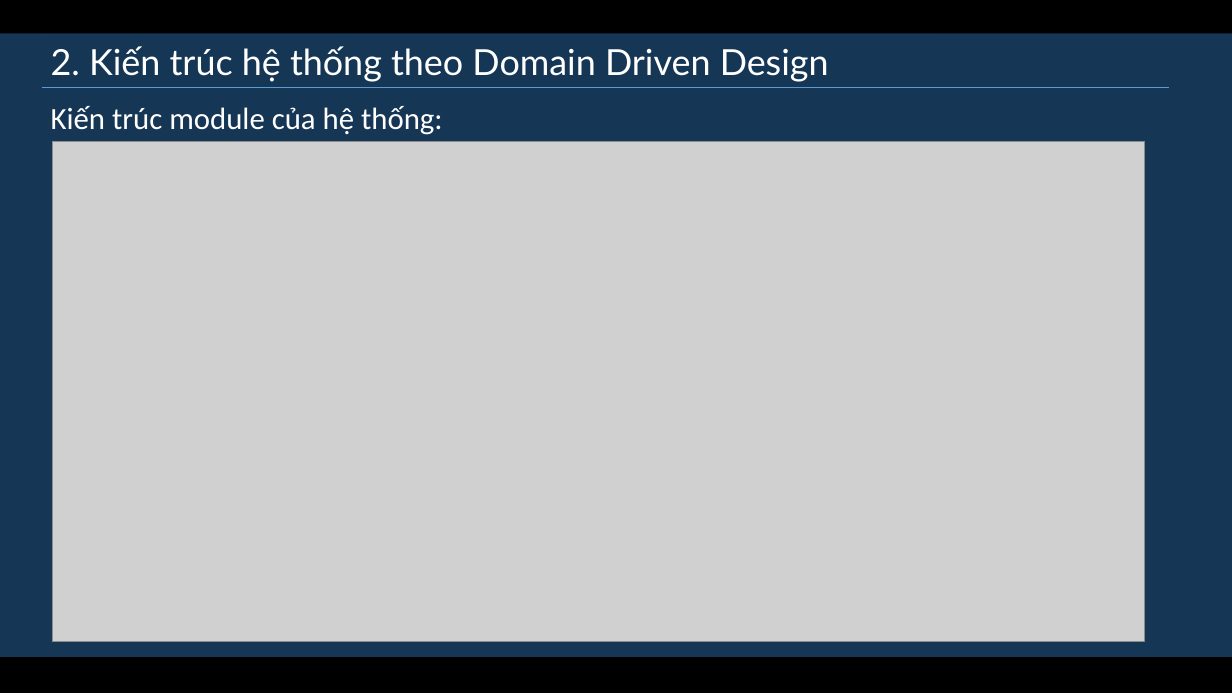
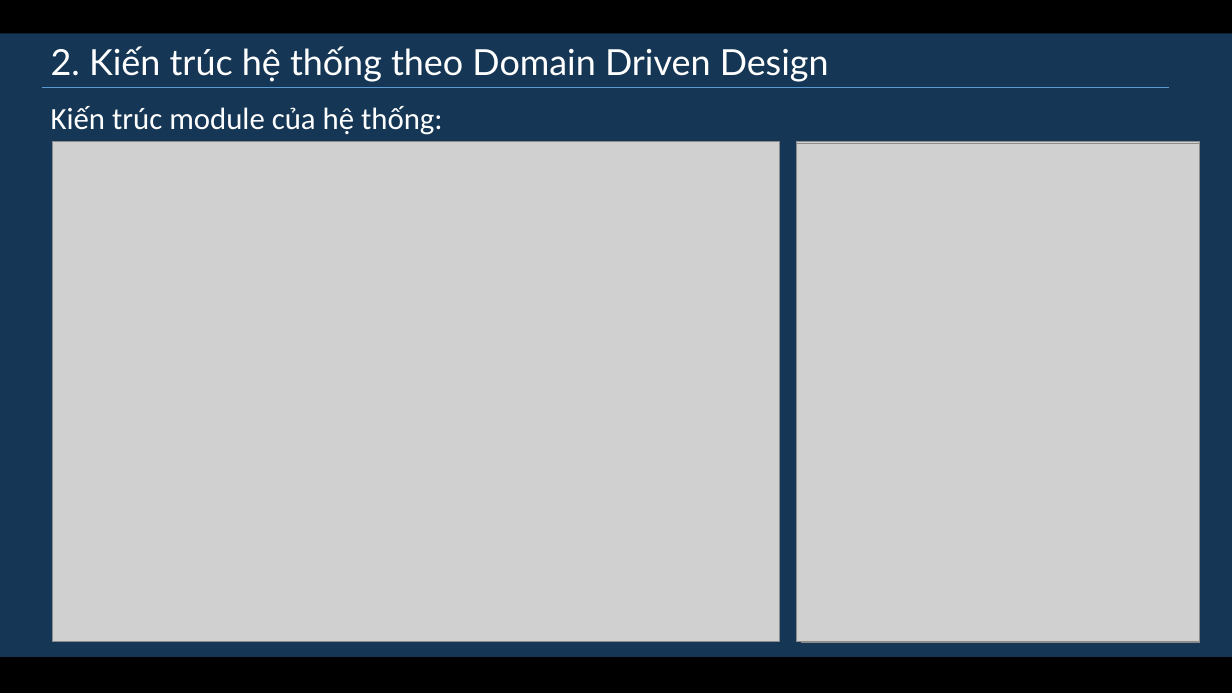
Before and after one commit to diennttlu/Graduation-Project, a slide deck: slide 16 of documents/implementations/slide.pptx. Drawn at 1232x693 pixels with LibreOffice and Linux fonts; fonts in the diff are those of the drawing; grey boxes stand for pictures. Boxes give left, top, right and bottom in pixels: in the first picture for what was removed or moved away, otherwise in the second. Text is boxed around its words. In the diff, an @@ line names an element or a change of style, - is before the commit and + after.

```diff
--- a/documents/implementations/slide.pptx
+++ b/documents/implementations/slide.pptx
@@ picture: place and size @@
-picture at (53, 141, 1145, 641)
+picture at (53, 141, 780, 641)
@@ picture added at (797, 141, 1200, 641) @@
@@ picture added at (797, 144, 1200, 642) @@
@@ picture added at (802, 145, 1191, 641) @@
@@ picture added at (802, 146, 1201, 643) @@
```
Also in this commit, not shown: 9 other slides changed, 4 other files.
